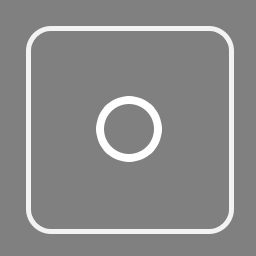
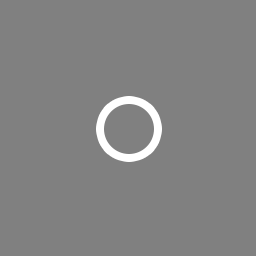
The second 256 × 256 image is a revision of the first. Changes to its layers:
hid "Rounded Rectangle 1" over 26, 26, 234, 234
